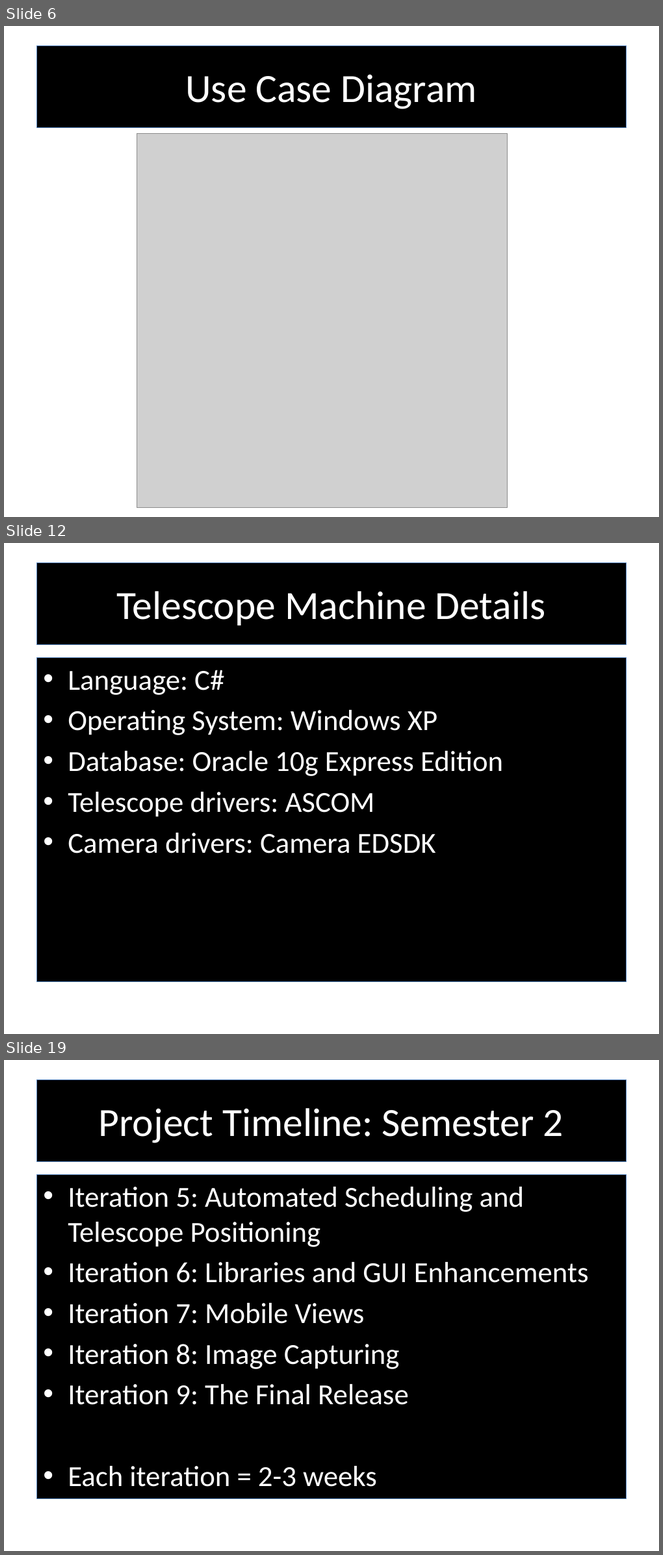
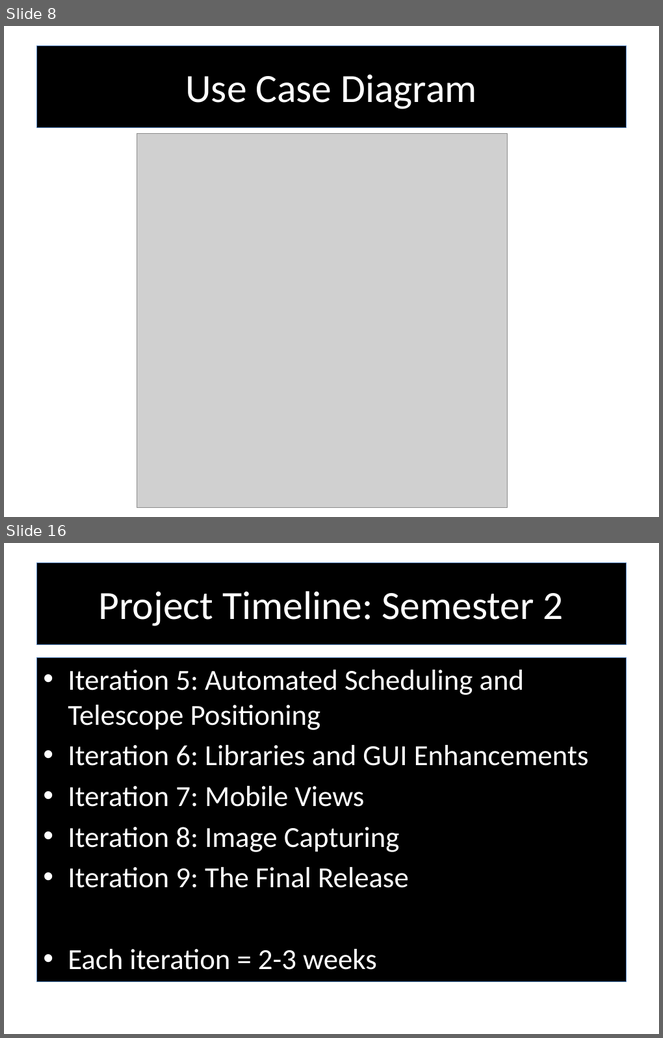
Before and after one commit to RedTeamCOSC470/Documentation, a slide deck: Stargazer_Presentation_Semester2.pptx. Shown one above the other, each under a label of ours: slides 6, 12 and 19 before the commit, slides 8 and 16 after it; the slides between them are not shown. The pictures are 663x1555 and 663x1038 pixels, drawn with LibreOffice and Linux fonts; fonts in the diff are those of the drawing; grey boxes stand for pictures; background and template pictures are left out. Boxes give left, top, right and bottom in pixels: in the first picture for what was removed or moved away, otherwise in the second. Text is boxed around its words. In the diff, an @@ line names an element or a change of style, - is before the commit and + after.

```diff
--- a/Stargazer_Presentation_Semester2.pptx
+++ b/Stargazer_Presentation_Semester2.pptx
@@ slide 12 removed at bbox=[4, 543, 659, 1034], background picture (left out) @@
@@ title removed at bbox=[36, 563, 627, 644] @@
-Telescope Machine Details
@@ text removed at bbox=[36, 657, 627, 982] @@
-• Language: C#
-• Operating System: Windows XP
-• Database: Oracle 10g Express Edition
-• Telescope drivers: ASCOM
-• Camera drivers: Camera EDSDK
@@ what was slide 6 is now slide 8 @@
@@ what was slide 19 is now slide 16 @@
```
Also in this commit, not shown: 11 slides changed, 8 slides added, 8 other slides removed.
